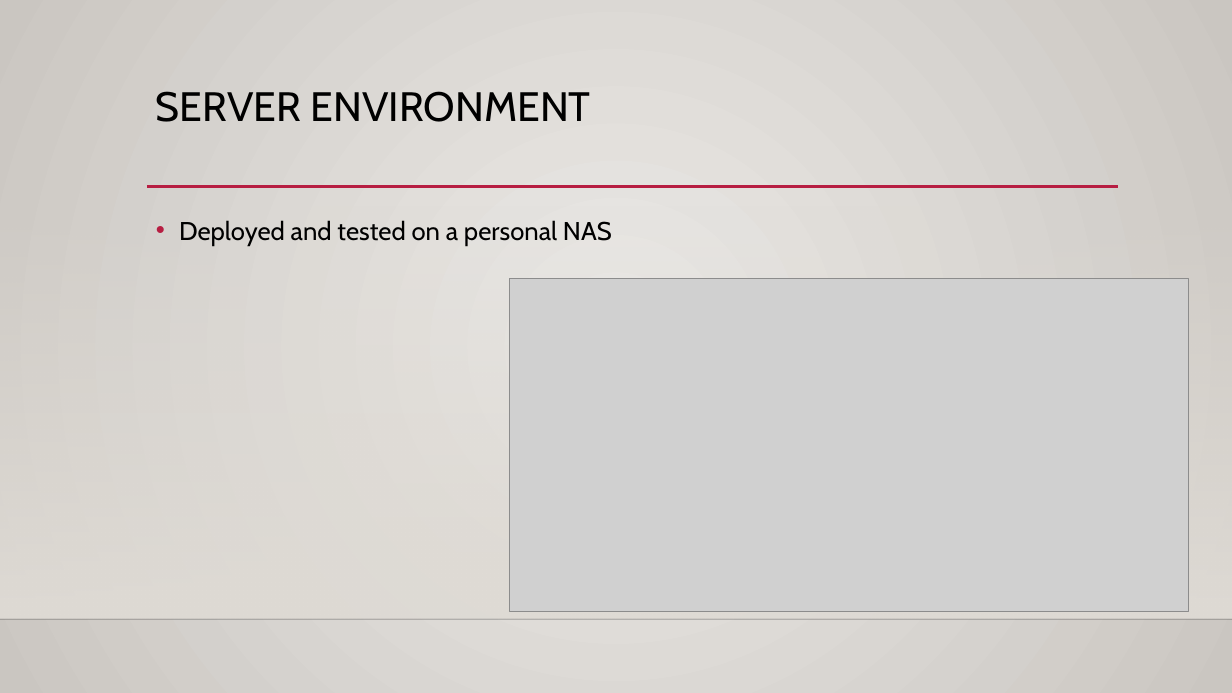
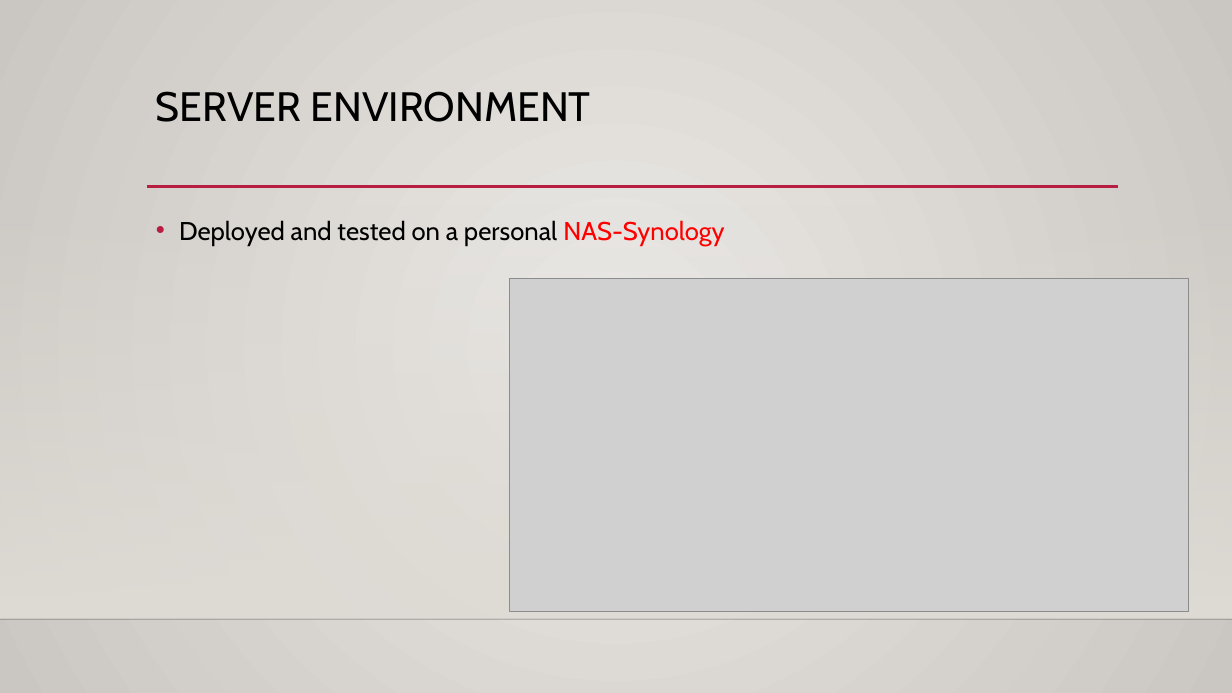
Before and after one commit to skkuse/2022spring_41class_team6, a slide deck: slide 11 of doc/Online Learning System.pptx (slide 9 before the commit). Drawn at 1232x693 pixels with LibreOffice and Linux fonts; fonts in the diff are those of the drawing; grey boxes stand for pictures; background and template pictures are left out. Boxes give left, top, right and bottom in pixels: in the first picture for what was removed or moved away, otherwise in the second. Text is boxed around its words. In the diff, an @@ line names an element or a change of style, - is before the commit and + after.

```diff
--- a/doc/Online Learning System.pptx
+++ b/doc/Online Learning System.pptx
@@ text at (179, 220, 724, 245): text changed @@
-• Deployed and tested on a personal NAS
+• Deployed and tested on a personal NAS-Synology
```
Also in this commit, not shown: 6 other slides changed, 2 slides added.
